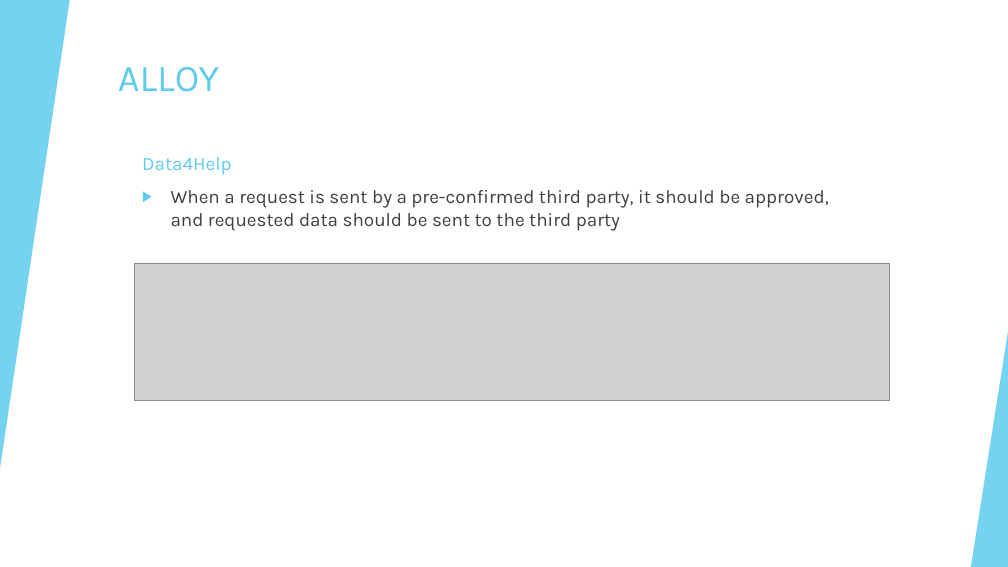
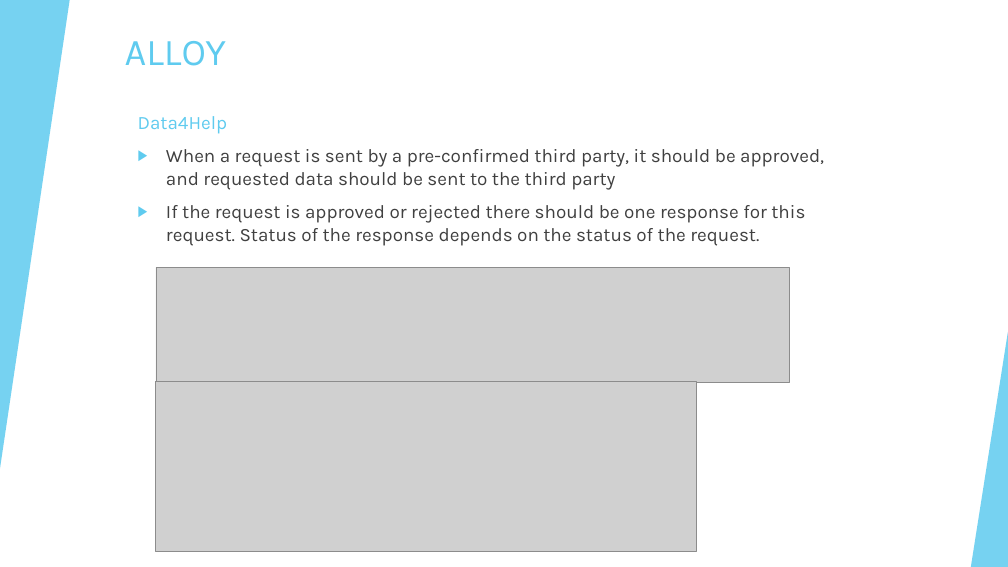
Before and after one commit to talipturkmen/GunayTastiTurkmen, a slide deck: slide 11 of Design-Process/software.pptx. Drawn at 1008x567 pixels with LibreOffice and Linux fonts; fonts in the diff are those of the drawing; grey boxes stand for pictures. Boxes give left, top, right and bottom in pixels: in the first picture for what was removed or moved away, otherwise in the second. Text is boxed around its words. In the diff, an @@ line names an element or a change of style, - is before the commit and + after.

Commit message:
Presentation update

```diff
--- a/Design-Process/software.pptx
+++ b/Design-Process/software.pptx
@@ title "ALLOY": place and size @@
-title "ALLOY" at [118, 67, 219, 92]
+title "ALLOY" at [125, 41, 226, 66]
@@ text "Data4Help": place and size @@
-text "Data4Help" at [142, 157, 829, 231]
+text "Data4Help" at [138, 116, 824, 246]
@@ text at [166, 205, 805, 246]: paragraph added @@
+▶ If the request is approved or rejected there should be one response for this request. Status of the response depends on the status of the request.
@@ picture: place and size @@
-picture at [135, 263, 890, 401]
+picture at [156, 268, 789, 383]
@@ picture added at [156, 382, 696, 552] @@
```
Also in this commit, not shown: 4 other slides changed.
